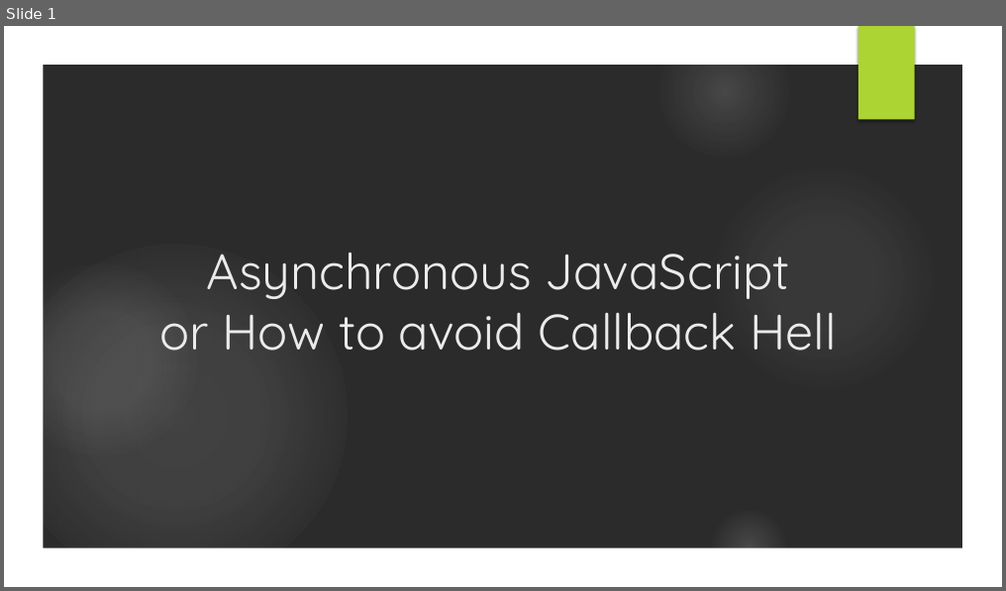
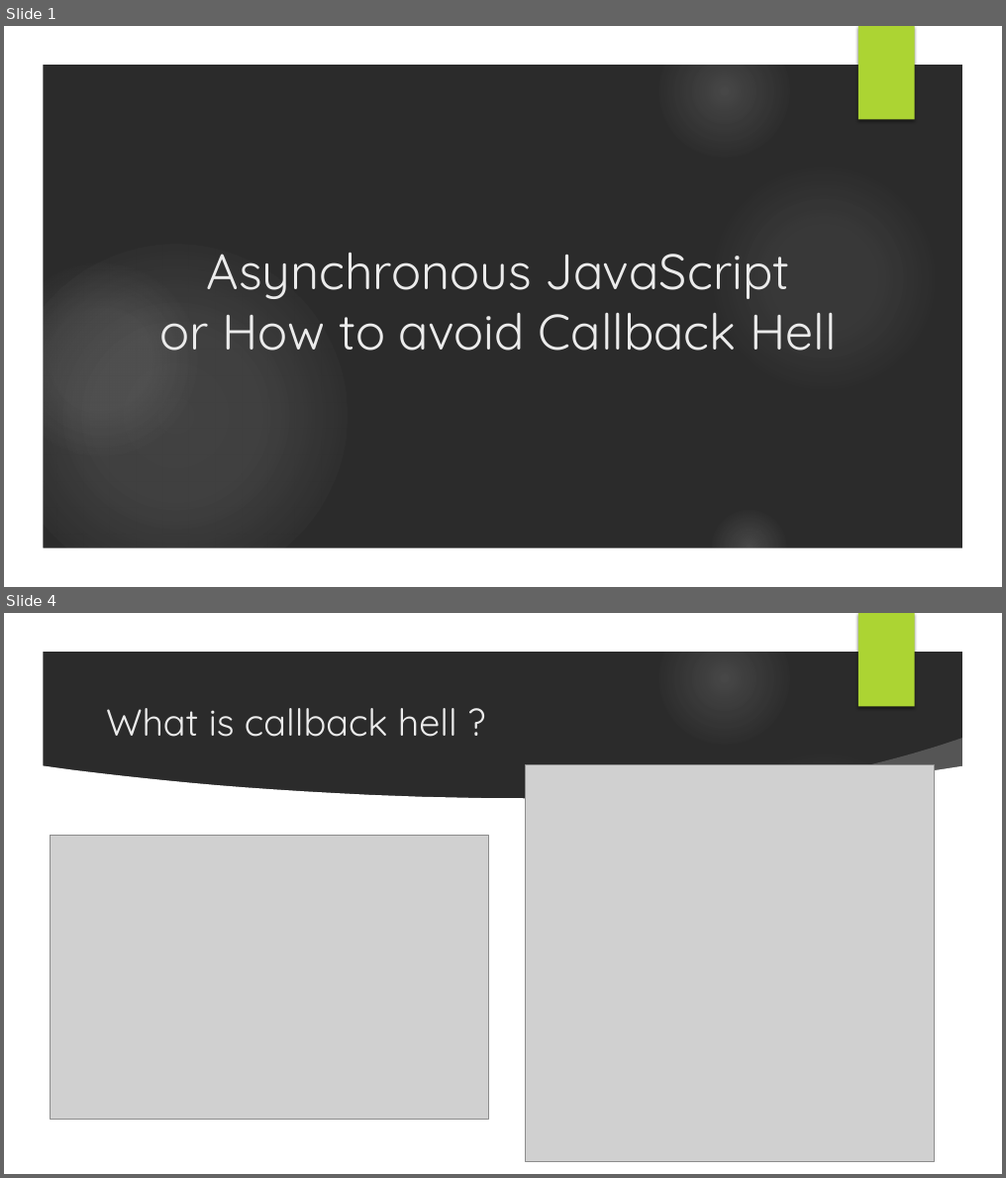
Before and after one commit to muxahuk/asyncJs, a slide deck: Asynchronous JavaScript.pptx. Shown one above the other, each under a label of ours: slide 1 before the commit, slides 1 and 4 after it; the slides between them are not shown. The pictures are 1006x591 and 1006x1178 pixels, drawn with LibreOffice and Linux fonts; fonts in the diff are those of the drawing; grey boxes stand for pictures; background and template pictures are left out; a plain dark background stands for a picture behind light text. Boxes give left, top, right and bottom in pixels: in the first picture for what was removed or moved away, otherwise in the second. Text is boxed around its words. In the diff, an @@ line names an element or a change of style, - is before the commit and + after.

```diff
--- a/Asynchronous JavaScript.pptx
+++ b/Asynchronous JavaScript.pptx
@@ slide 4 added at (x1=4, y1=613, x2=1002, y2=1174), background picture (left out); not listed: 7 template elements that a slide beside it also shows @@
@@ title added at (x1=106, y1=708, x2=457, y2=737), 36 pt, text #EBEBEB @@
+What is callback hell ?
@@ freeform shape added at (x1=698, y1=738, x2=971, y2=819), fill #FFFFFF at 20% opacity @@
@@ freeform shape added at (x1=42, y1=765, x2=964, y2=1137), fill #FFFFFF @@
@@ picture added at (x1=525, y1=765, x2=934, y2=1162) @@
@@ picture added at (x1=51, y1=836, x2=488, y2=1118) @@
```
Also in this commit, not shown: 7 slides changed, 7 other slides added, 6 slides removed.
